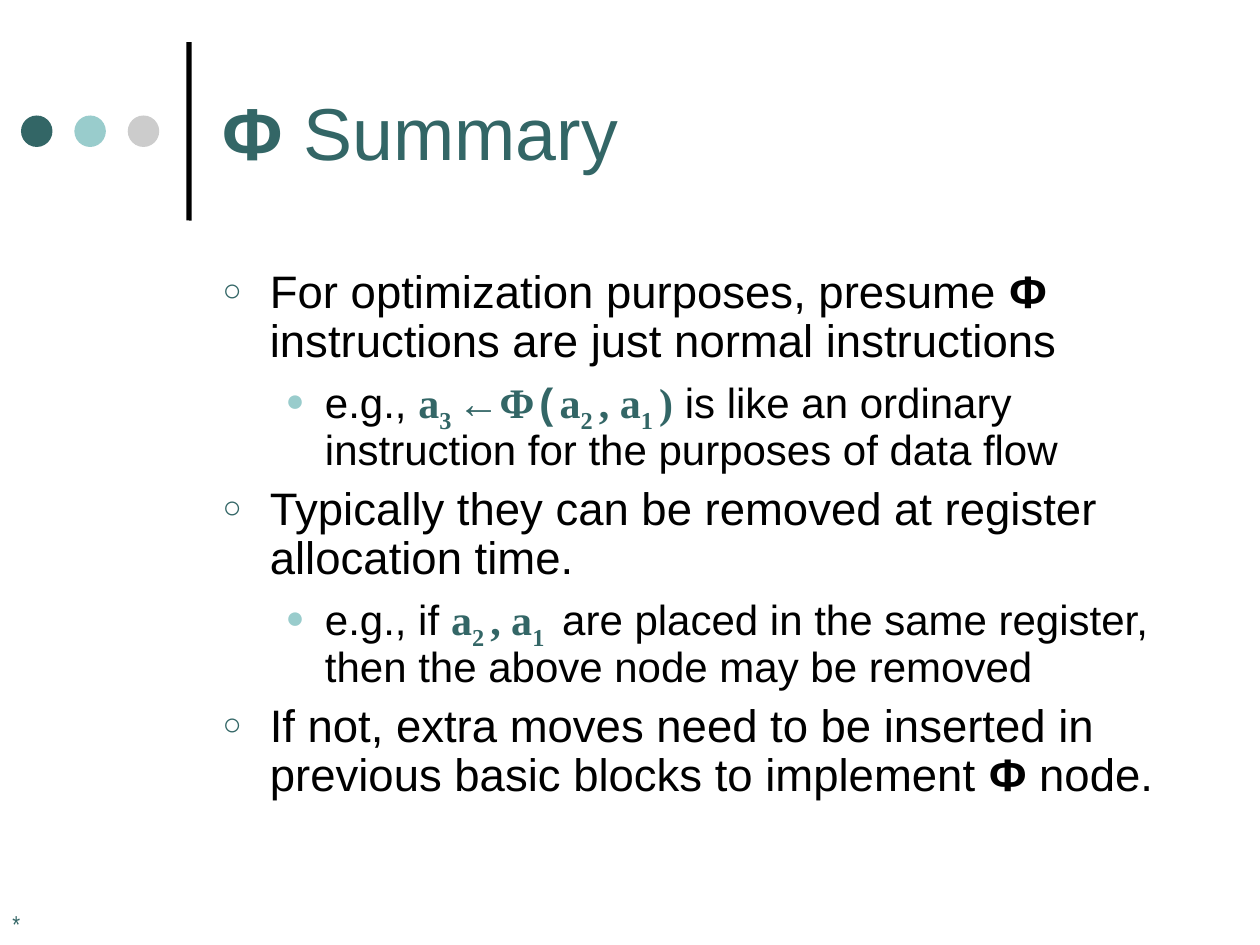
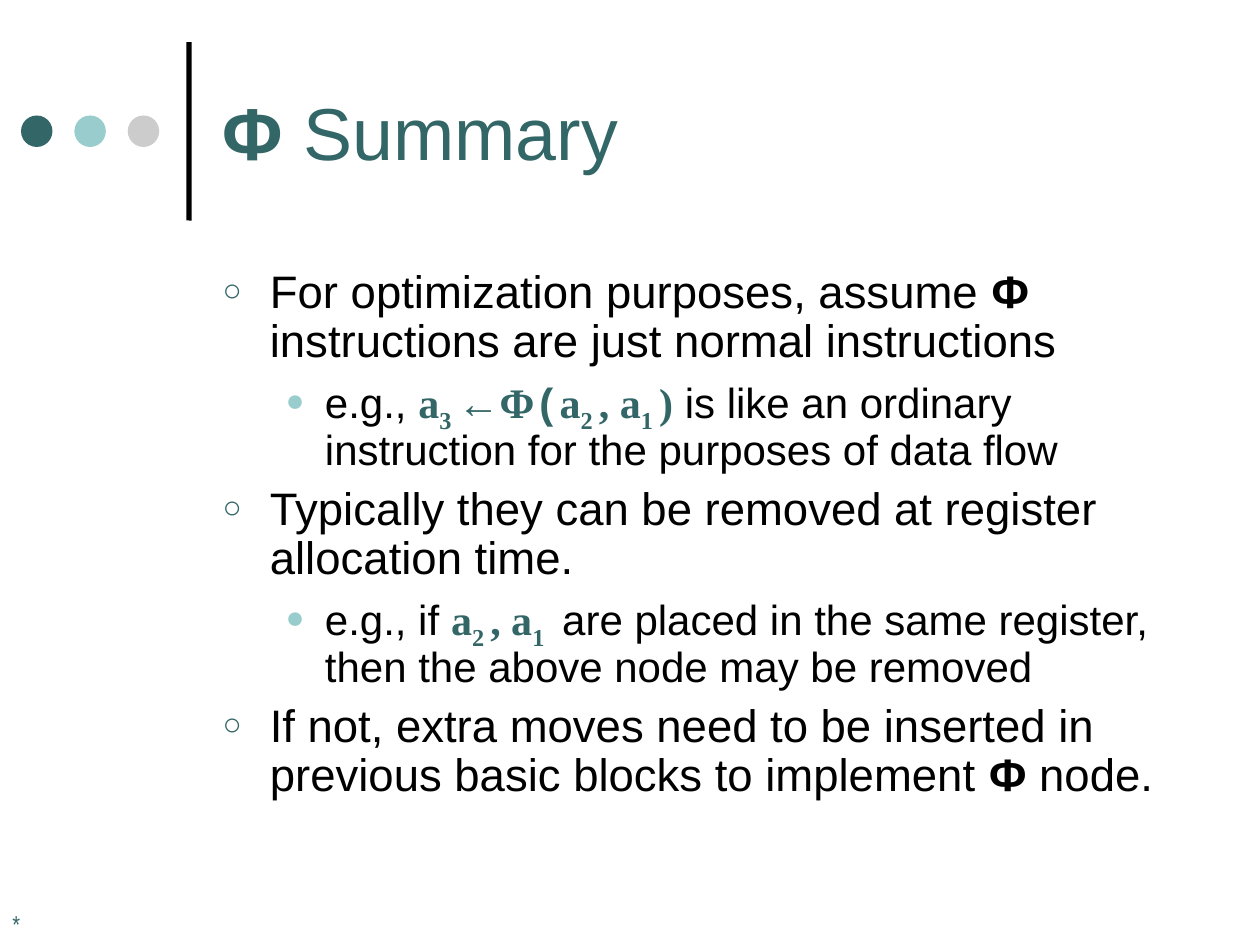
Before and after one commit to harrisonwl/harrisonwl.github.io, a slide deck: slide 38 of assets/courses/compilers/spring2017/slides/Optimizations I.ppt. Drawn at 1260x945 pixels with LibreOffice and Linux fonts; fonts in the diff are those of the drawing. Boxes give left, top, right and bottom in pixels: in the first picture for what was removed or moved away, otherwise in the second. Text is boxed around its words. In the diff, an @@ line names an element or a change of style, - is before the commit and + after.

```diff
--- a/assets/courses/compilers/spring2017/slides/Optimizations I.ppt
+++ b/assets/courses/compilers/spring2017/slides/Optimizations I.ppt
@@ text at [270, 275, 1056, 366]: text changed @@
-○ For optimization purposes, presume Φ instructions are just normal instructions
+○ For optimization purposes, assume Φ instructions are just normal instructions
```
Also in this commit, not shown: 18 other slides changed, 6 other files.
